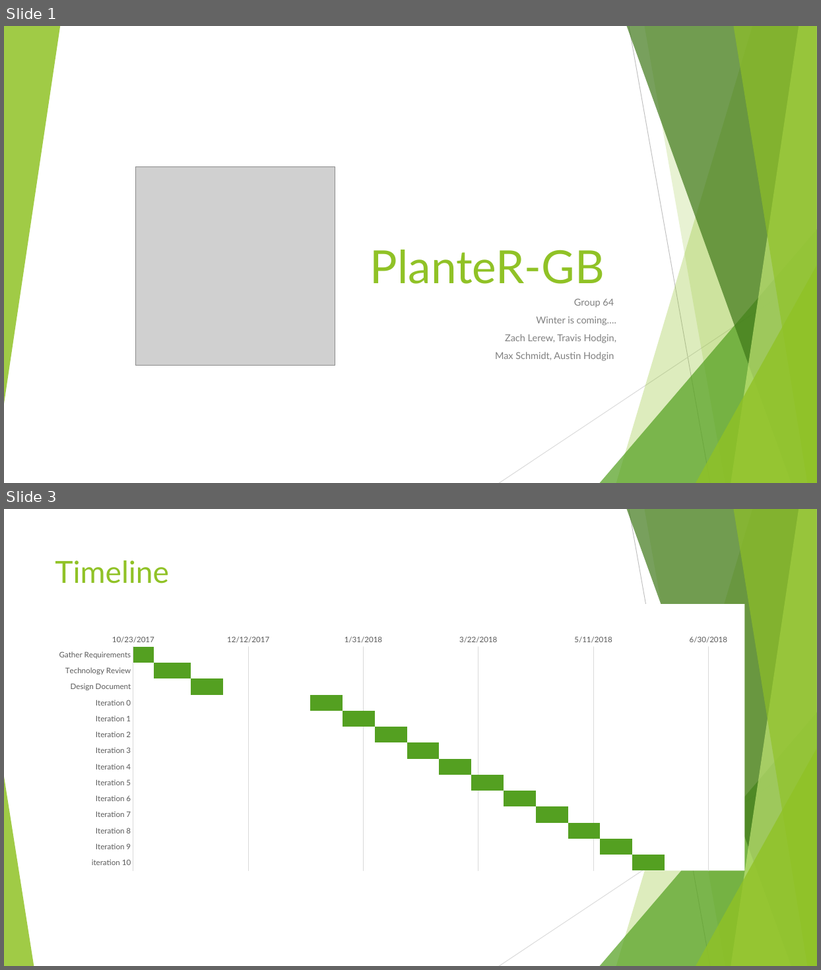
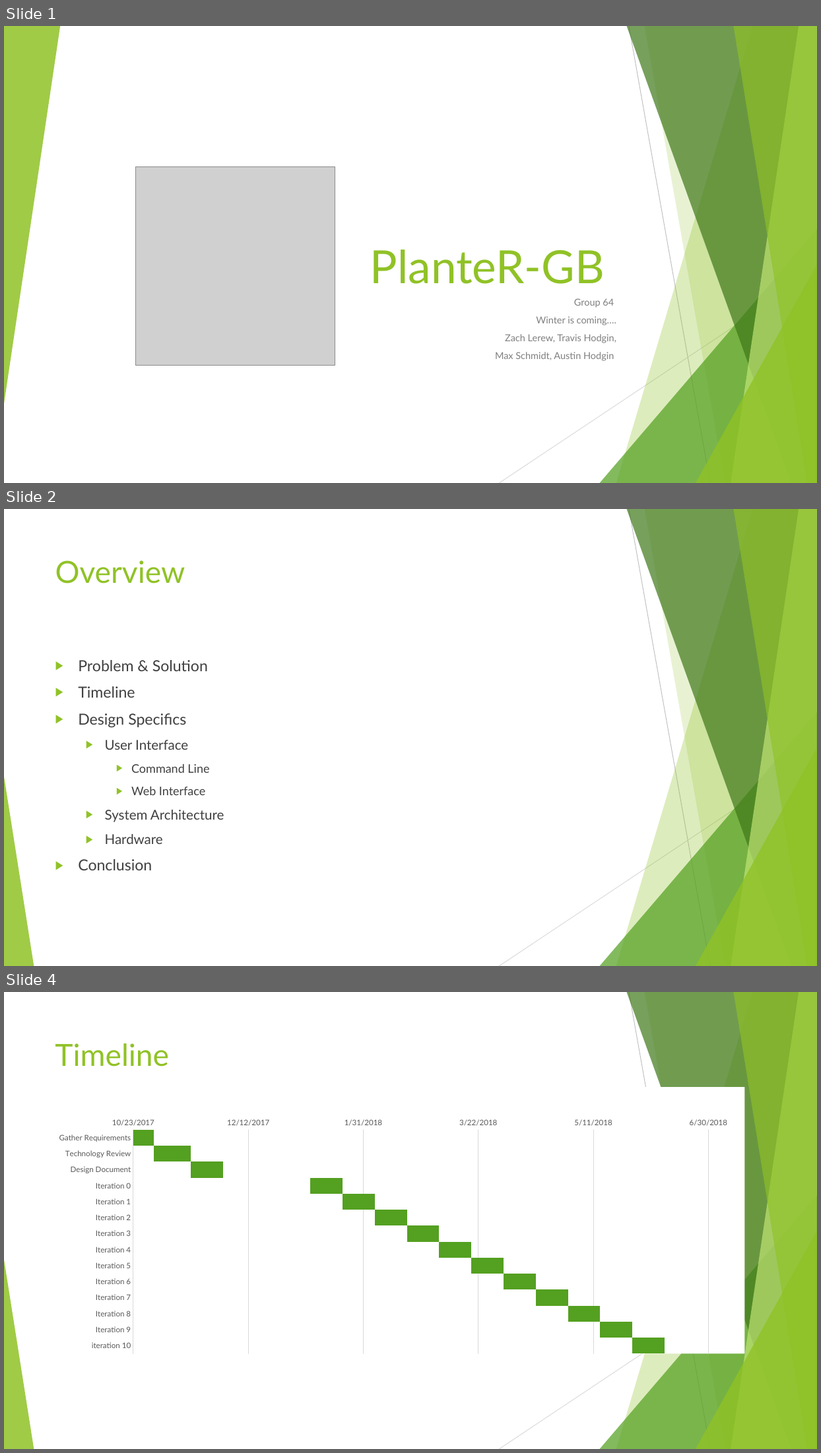
Before and after one commit to HodginAustin/Winter-Is-Coming, a slide deck: Documents/PresentationFall/Fall Presentation.pptx. Shown one above the other, each under a label of ours: slides 1 and 3 before the commit, slides 1, 2 and 4 after it; the slides between them are not shown. The pictures are 821x970 and 821x1453 pixels, drawn with LibreOffice and Linux fonts; fonts in the diff are those of the drawing; grey boxes stand for pictures. Boxes give left, top, right and bottom in pixels: in the first picture for what was removed or moved away, otherwise in the second. Text is boxed around its words. In the diff, an @@ line names an element or a change of style, - is before the commit and + after.

Commit message:
Added overview slide

```diff
--- a/Documents/PresentationFall/Fall Presentation.pptx
+++ b/Documents/PresentationFall/Fall Presentation.pptx
@@ slide 2 added at [4, 509, 817, 966], background #FFFFFF; not listed: 10 template elements that a slide beside it also shows @@
@@ title added at [55, 560, 186, 584], 36 pt, text #90C226 @@
+Overview
@@ text added at [78, 660, 224, 871], 18 pt, text #404040 @@
+▶ Problem & Solution
+▶ Timeline
+▶ Design Specifics
+  ▶ User Interface
+    ▶ Command Line
+    ▶ Web Interface
+  ▶ System Architecture
+  ▶ Hardware
+▶ Conclusion
@@ what was slide 3 is now slide 4 @@
```
Also in this commit, not shown: 1 slide changed.
